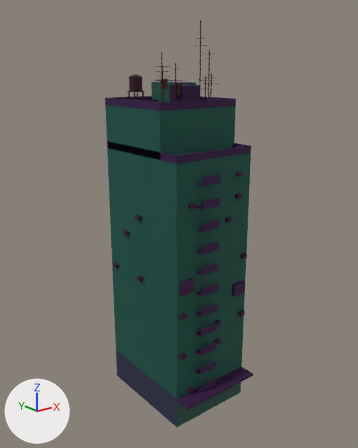
One commit to the glTF model public/assets/buildings/slab_c.glb: the scene before it, then after it.
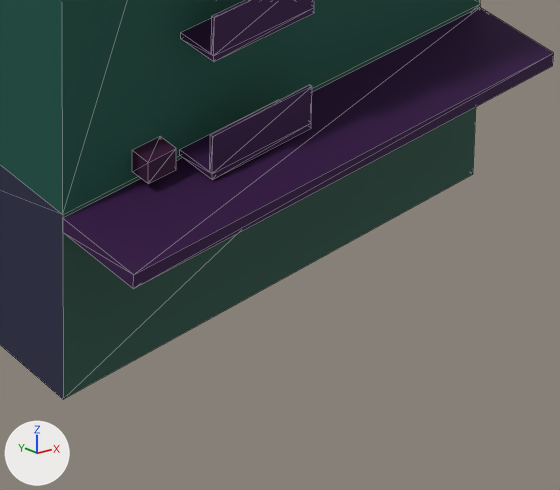
Each version appears first whole from a camera (50 mm lens) standing at (-42.9, -54.1, 48.7) and looking at (-0.3, -0.9, 27.4), and next in a close-up on the part from 47% to 71% of the width and 82% to 99% of the height. The axes (+X, +Y, +Z) are drawn at lower left. The lights are the same throughout. The first two pictures are the older version. The close-ups show mesh edges as thin lines. Where no turn or scale is listed for an object, it has been applied to the vertices. Vertices at exactly the same position are counted once.

In view in the first close-up: 'slab_c'.
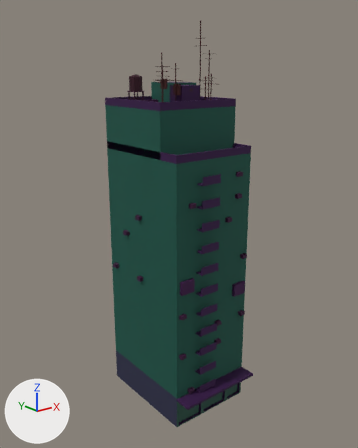
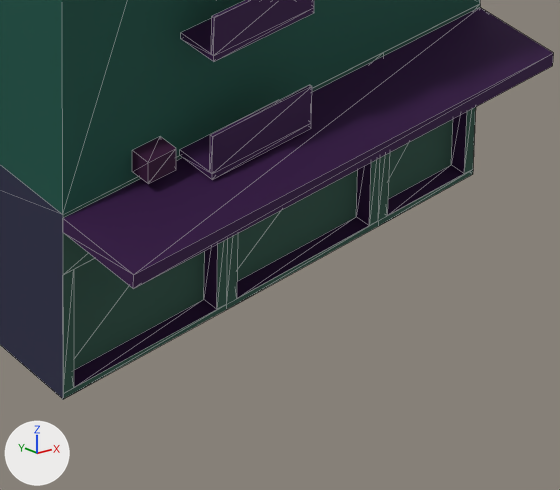
Where the change shows, as pixel boxes [x1, y1, x2, y2] in the close-ups (560 x 490 px):
part 1 of me_slab_c, cut back: [63, 4, 480, 399] in both

Patch to the scene script:
```diff
--- a/public/assets/buildings/slab_c.glb.py
+++ b/public/assets/buildings/slab_c.glb.py
@@ me_slab_c @@
 # used by ob_slab_c; location = (0.0, -1.2, 27.31)
-me_slab_c.from_pydata(...)  # 744 vertices, 1016 faces; spans x -6.9..6.9, y -9.2..9.2, z -27.3..27.3
+me_slab_c.from_pydata(...)  # 780 vertices, 1068 faces; spans x -6.9..6.9, y -9.2..9.2, z -27.3..27.3
+# me_slab_c part 1
+# 2 faces are deleted
+# 20 vertices are added at x -6.4..6.4, y -6.8..-6.3, z -27.3..-22.5
+# 16 new vertices lie (0.0, 0.0, 3.1) away from vertices in x -6.4..6.4, y -6.8..-6.3, z -27.2
+# 54 new faces join them
 me_slab_c.materials.append(mat_m_facade)
```
